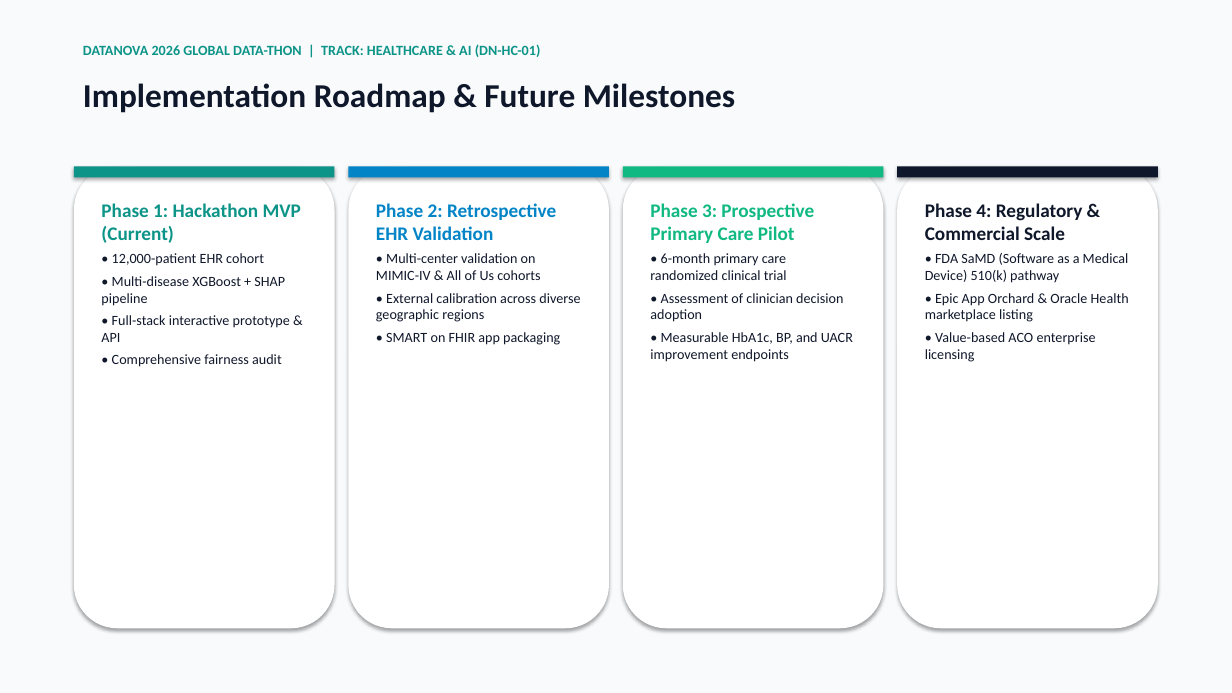
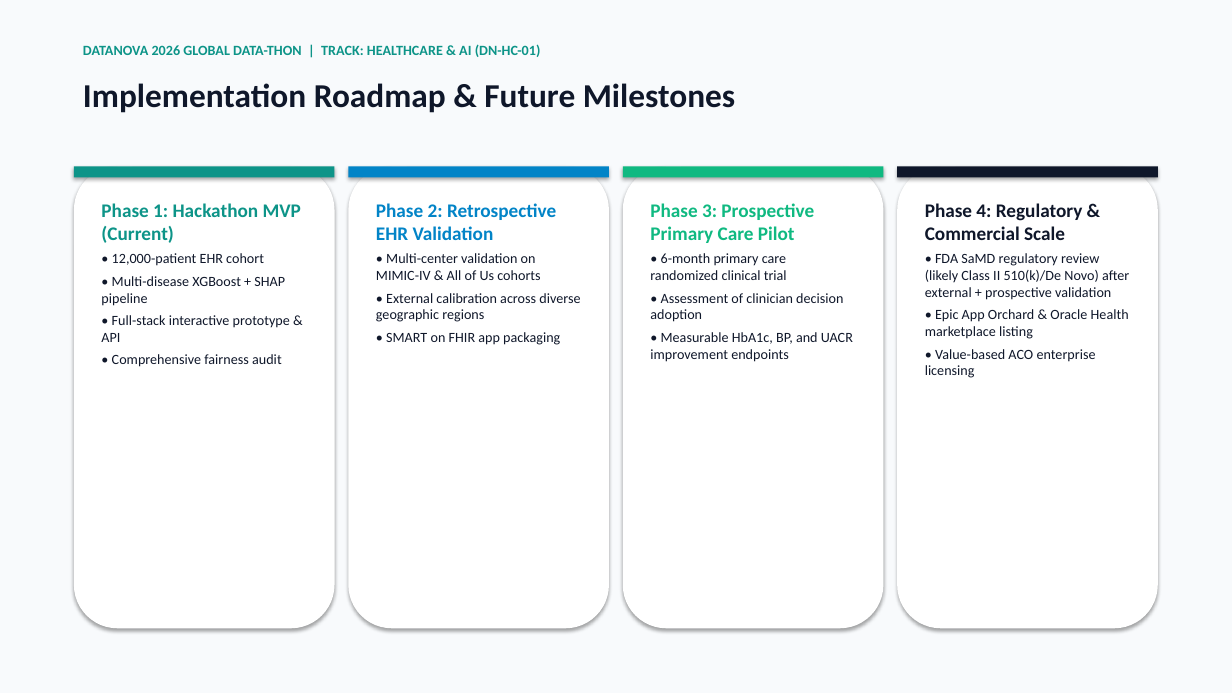
Before and after one commit to armageden/vitarisk-cds, a slide deck: slide 13 of presentation/VitaRisk_CDS_DataNova2026_Presentation.pptx. Drawn at 1232x693 pixels with LibreOffice and Linux fonts; fonts in the diff are those of the drawing. Boxes give left, top, right and bottom in pixels: in the first picture for what was removed or moved away, otherwise in the second. Text is boxed around its words. In the diff, an @@ line names an element or a change of style, - is before the commit and + after.

```diff
--- a/presentation/VitaRisk_CDS_DataNova2026_Presentation.pptx
+++ b/presentation/VitaRisk_CDS_DataNova2026_Presentation.pptx
@@ text at (925,253,1129,300): text changed @@
-• FDA SaMD (Software as a Medical Device) 510(k) pathway
+• FDA SaMD regulatory review (likely Class II 510(k)/De Novo) after external + prospective validation
```
Also in this commit, not shown: 3 other slides changed, 33 other files.
